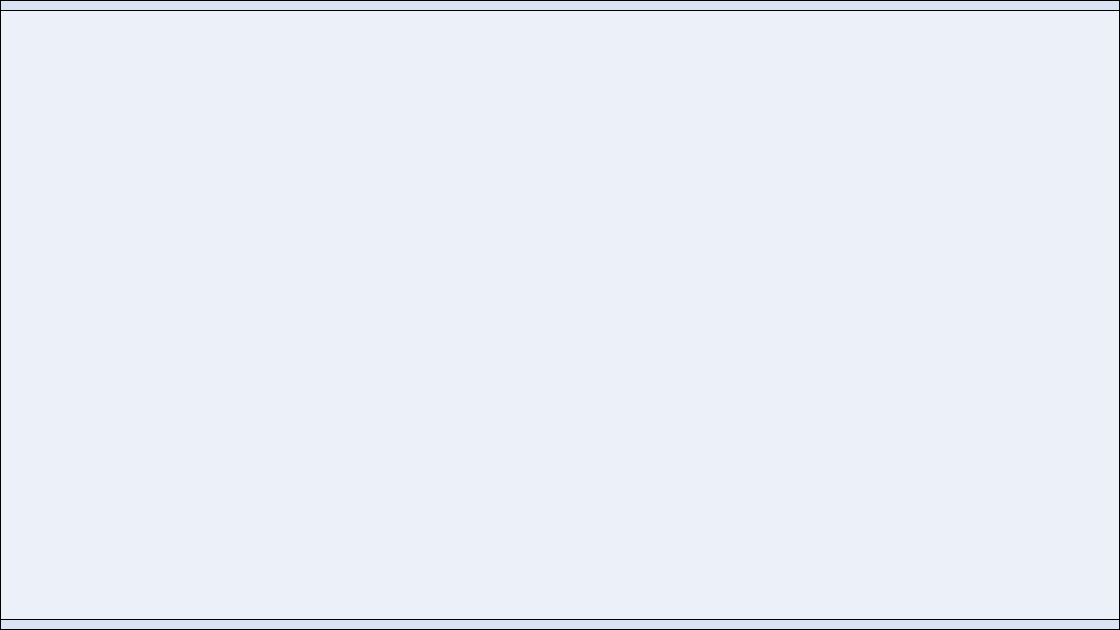
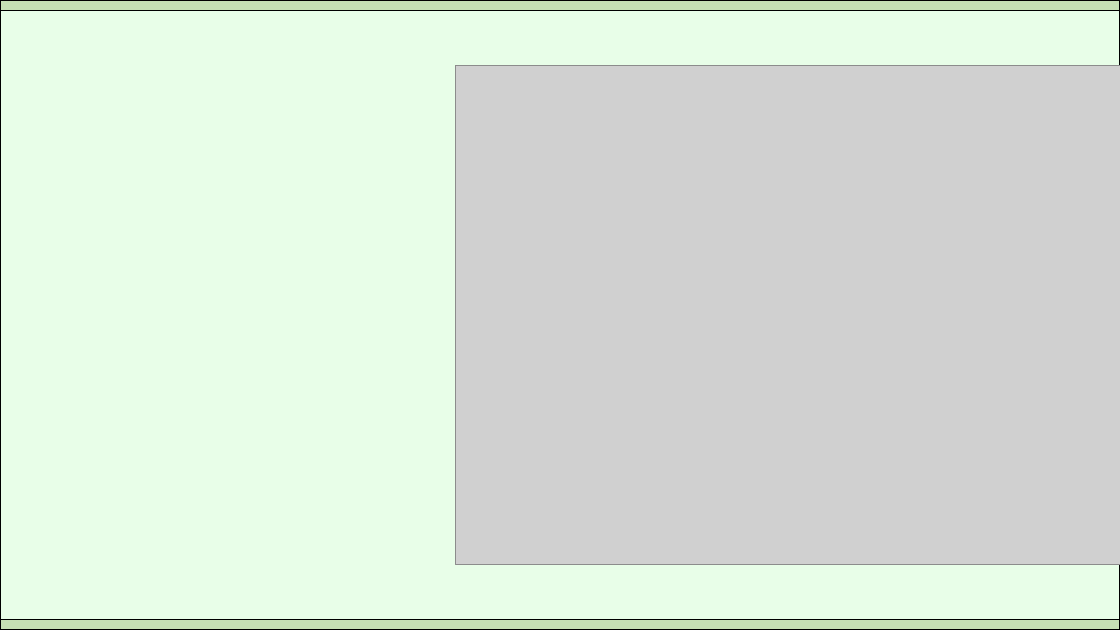
Before and after one commit to Adrifelcha/afchavez-019, a slide deck: slide 36 of MichaelLee/SDT Mirror Effect/Paper 1/BayesianSDTmodeling_Overview.pptx (slide 22 before the commit). Drawn at 1120x630 pixels with LibreOffice and Linux fonts; fonts in the diff are those of the drawing; grey boxes stand for pictures. Boxes give left, top, right and bottom in pixels: in the first picture for what was removed or moved away, otherwise in the second. Text is boxed around its words. In the diff, an @@ line names an element or a change of style, - is before the commit and + after.

```diff
--- a/MichaelLee/SDT Mirror Effect/Paper 1/BayesianSDTmodeling_Overview.pptx
+++ b/MichaelLee/SDT Mirror Effect/Paper 1/BayesianSDTmodeling_Overview.pptx
@@ rectangle at [0,0,1120,630]: fill #EBF0F9 to #E8FEE8 @@
@@ rectangle at [0,0,1120,11]: fill #DAE3F3 to #C5E0B4 @@
@@ picture added at [455,66,1120,565] @@
@@ rectangle at [0,619,1120,630]: fill #DAE3F3 to #C5E0B4 @@
```
Also in this commit, not shown: 7 other slides changed, 16 slides added, 1 slide removed, 17 other files.
